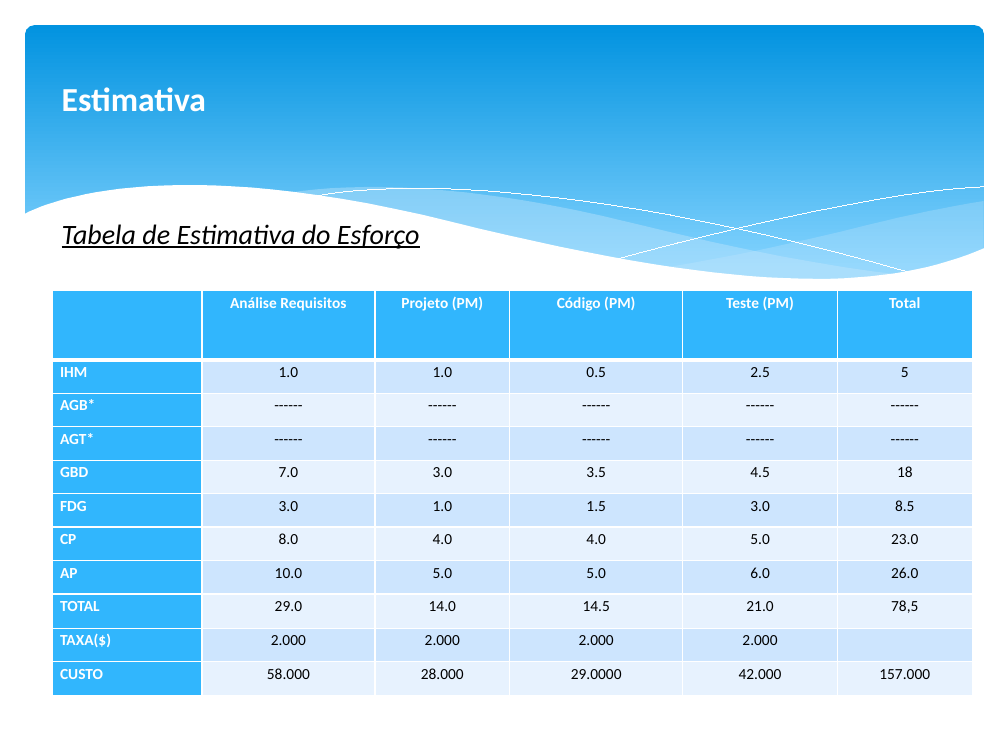
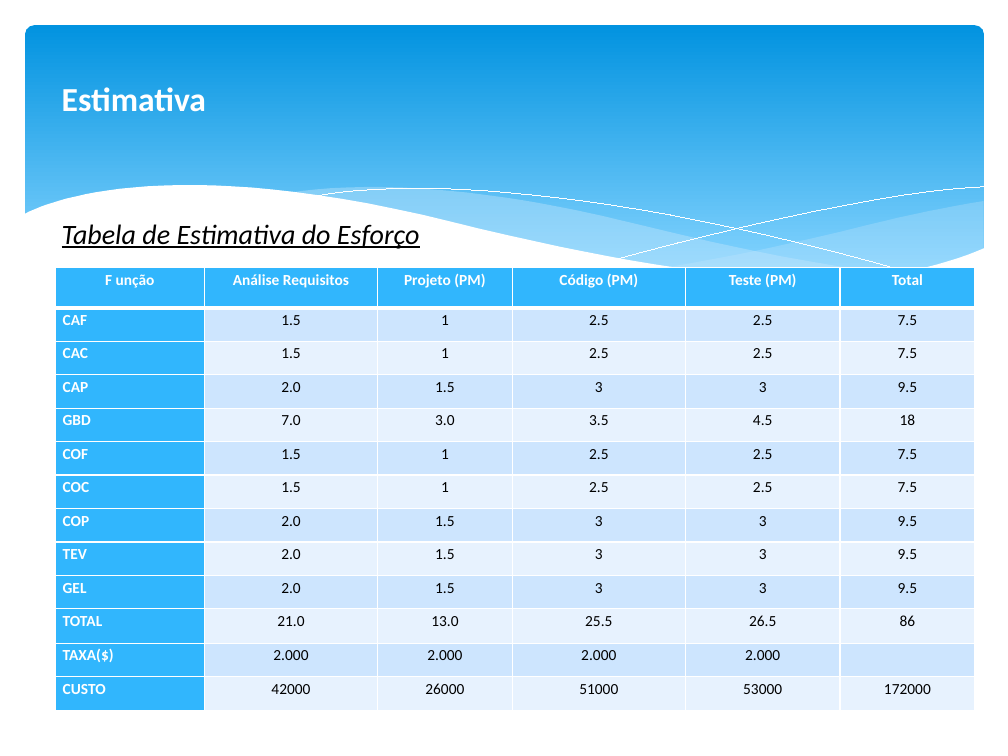
Before and after one commit to eversonAntonio/Trabalho-Engenharia1, a slide deck: slide 8 of Apresentação/Apresentação1.pptx (slide 10 before the commit). Drawn at 1008x756 pixels with LibreOffice and Linux fonts; fonts in the diff are those of the drawing. Boxes give left, top, right and bottom in pixels: in the first picture for what was removed or moved away, otherwise in the second. Text is boxed around its words. In the diff, an @@ line names an element or a change of style, - is before the commit and + after.

```diff
--- a/Apresentação/Apresentação1.pptx
+++ b/Apresentação/Apresentação1.pptx
@@ table at (55,268,977,711) @@
-row 1, column 1: 
+row 1, column 1: F unção
-row 2: IHM | 1.0 | 1.0 | 0.5 | 2.5 | 5
+row 2: CAF | 1.5 | 1 | 2.5 | 2.5 | 7.5
-row 3: AGB* | ------ | ------ | ------ | ------ | ------
+row 3: CAC | 1.5 | 1 | 2.5 | 2.5 | 7.5
-row 4: AGT* | ------ | ------ | ------ | ------ | ------
+row 4: CAP | 2.0 | 1.5 | 3 | 3 | 9.5
-row 6: FDG | 3.0 | 1.0 | 1.5 | 3.0 | 8.5
-row 7: CP | 8.0 | 4.0 | 4.0 | 5.0 | 23.0
-row 8: AP | 10.0 | 5.0 | 5.0 | 6.0 | 26.0
-row 9: TOTAL | 29.0 | 14.0 | 14.5 | 21.0 | 78,5
+row 6: COF | 1.5 | 1 | 2.5 | 2.5 | 7.5
+row 7: COC | 1.5 | 1 | 2.5 | 2.5 | 7.5
+row 8: COP | 2.0 | 1.5 | 3 | 3 | 9.5
+row 9: TEV | 2.0 | 1.5 | 3 | 3 | 9.5
+row 10: GEL | 2.0 | 1.5 | 3 | 3 | 9.5
+row 11: TOTAL | 21.0 | 13.0 | 25.5 | 26.5 | 86
-row 11: CUSTO | 58.000 | 28.000 | 29.0000 | 42.000 | 157.000
+row 13: CUSTO | 42000 | 26000 | 51000 | 53000 | 172000
@@ table: place and size @@
-table at (52,290,974,696)
+table at (55,268,977,711)
```
Also in this commit, not shown: 8 other slides changed, 1 slide added, 4 slides removed, 3 other files.
